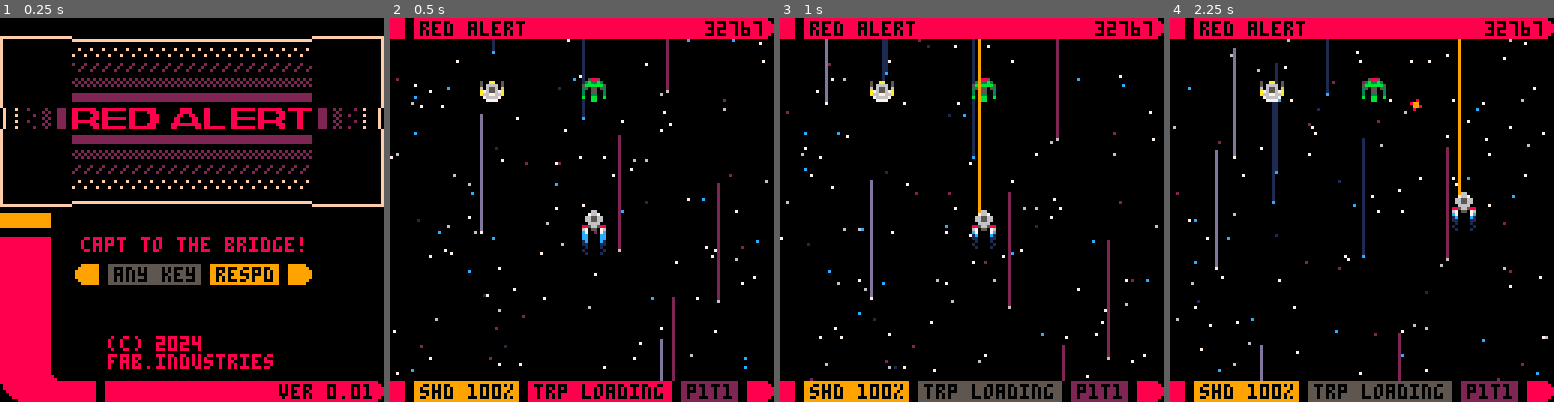
Above: before the commit, frames 1-4 (left to right).
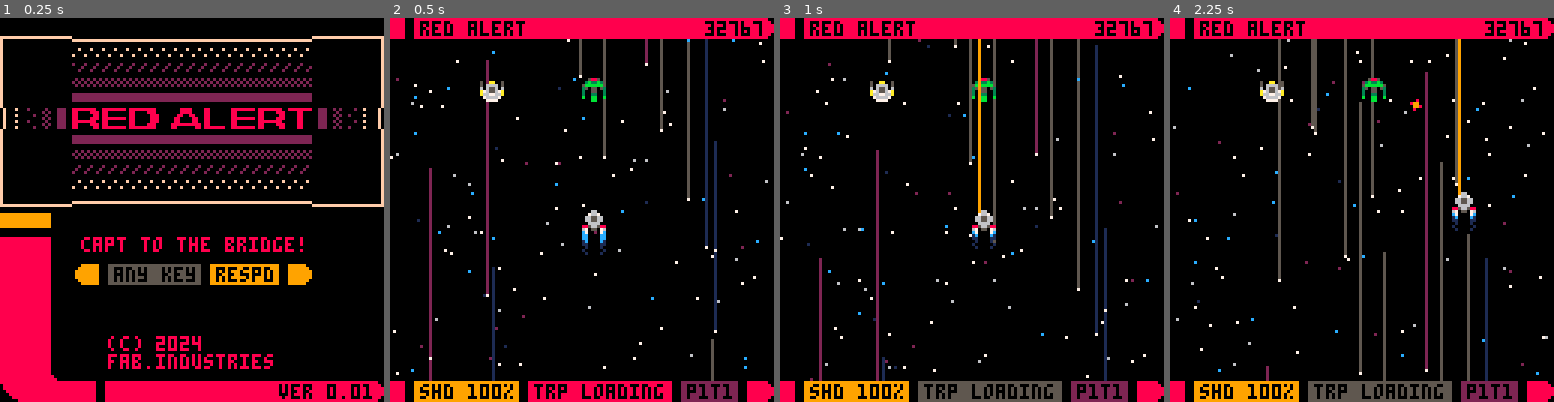
Above: after the commit, the same moments.

Repository: fab-industries/red-alert
Game: PICO-8 cartridge redalert.p8
Two runs of this game, one before a commit and one after it. Both use one fixed random seed, a clock stepped at 60 frames per second and the inputs below.
Inputs:
- Up to frame 1 (0.25 s): no input
- Up to frame 2 (0.5 s): tap X (X key) at 0.33 s
- Up to frame 3 (1 s): tap O (Z key) at 0.7 s
- Up to frame 4 (2.25 s): tap X (X key) at 1.07, 1.85 s; hold Right 1.6-2.1 s; tap O (Z key) at 1.7, 2.1 s; hold Up from 2.15 s (still down)

Frame 1 is identical in both runs. In frame 2, 4.0% of the frame differs, in the area x 10-86%, y 5-95%; in frame 3, 4.9%; in frame 4, 5.9%, in the area x 11-86%, y 5-95%.

Commit message:
Improved warp trails

Diff:
--- a/redalert.p8
+++ b/redalert.p8
@@ -79,19 +79,20 @@
  buly=-10
  pht=0
  torpflash=0
-
+ tcols={1,2,5}
  stars={}
+ torps={}
 
  for i=1,500 do
   local newstar={}
   newstar.x=flr(rnd(128))
   newstar.y=flr(rnd(512))
   newstar.spd=rnd(1.5)+0.5
-  newstar.trl=flr(rnd(40))
+  newstar.trl=flr(rnd(40))+60
+  newstar.trlcol=rnd(tcols)
+
   add(stars,newstar)
  end
-
- torps={}
 
 end
 
@@ -456,22 +458,26 @@
    starcol=2
   elseif mystar.spd<1 then
    starcol=12
-   if mystar.trl>=36 then
-    line(mystar.x,mystar.y,mystar.x,mystar.y-mystar.trl,1)
-   end
   elseif mystar.spd<1.3 then
    starcol=6
-   if mystar.trl>=36 then
-    line(mystar.x,mystar.y,mystar.x,mystar.y-mystar.trl,2)
-   end
   elseif mystar.spd<1.5 then
    starcol=7
-   if mystar.trl>=36 then
-    line(mystar.x,mystar.y,mystar.x,mystar.y-mystar.trl,13)
-   end
   end
- pset(mystar.x,mystar.y,starcol)
- end
+
+  --create warp trails
+  if mystar.spd>=1.9 then
+   line(mystar.x,mystar.y,mystar.x,mystar.y-mystar.trl,mystar.trlcol)
+  end
+
+  pset(mystar.x,mystar.y,starcol)
+
+ end
+…(6 lines of a section not shown)…
 end
 
 function anim_stars()
